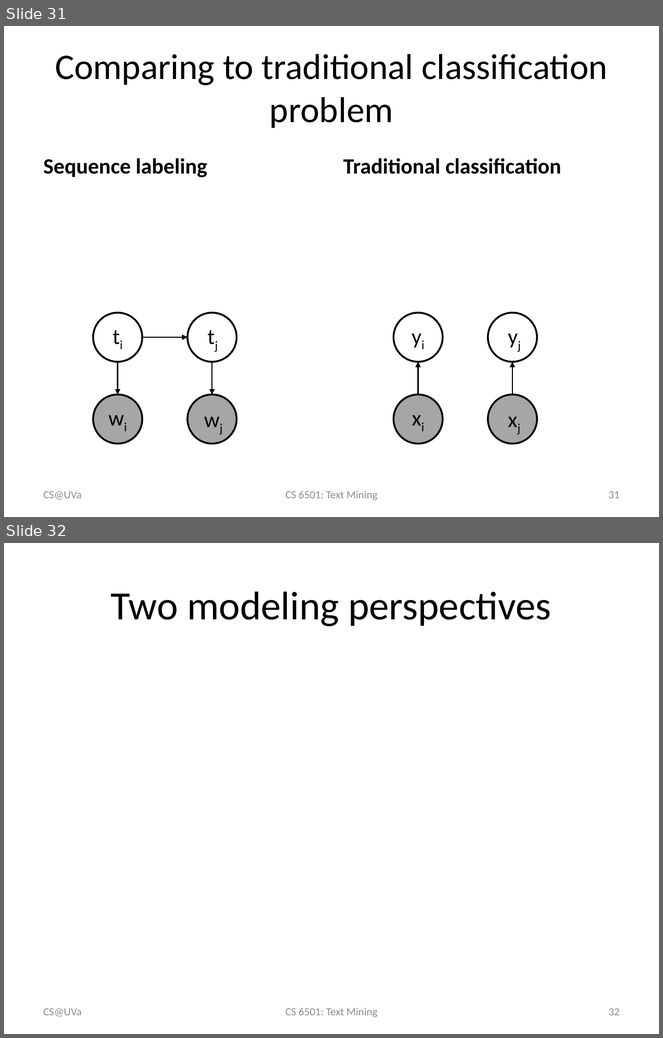
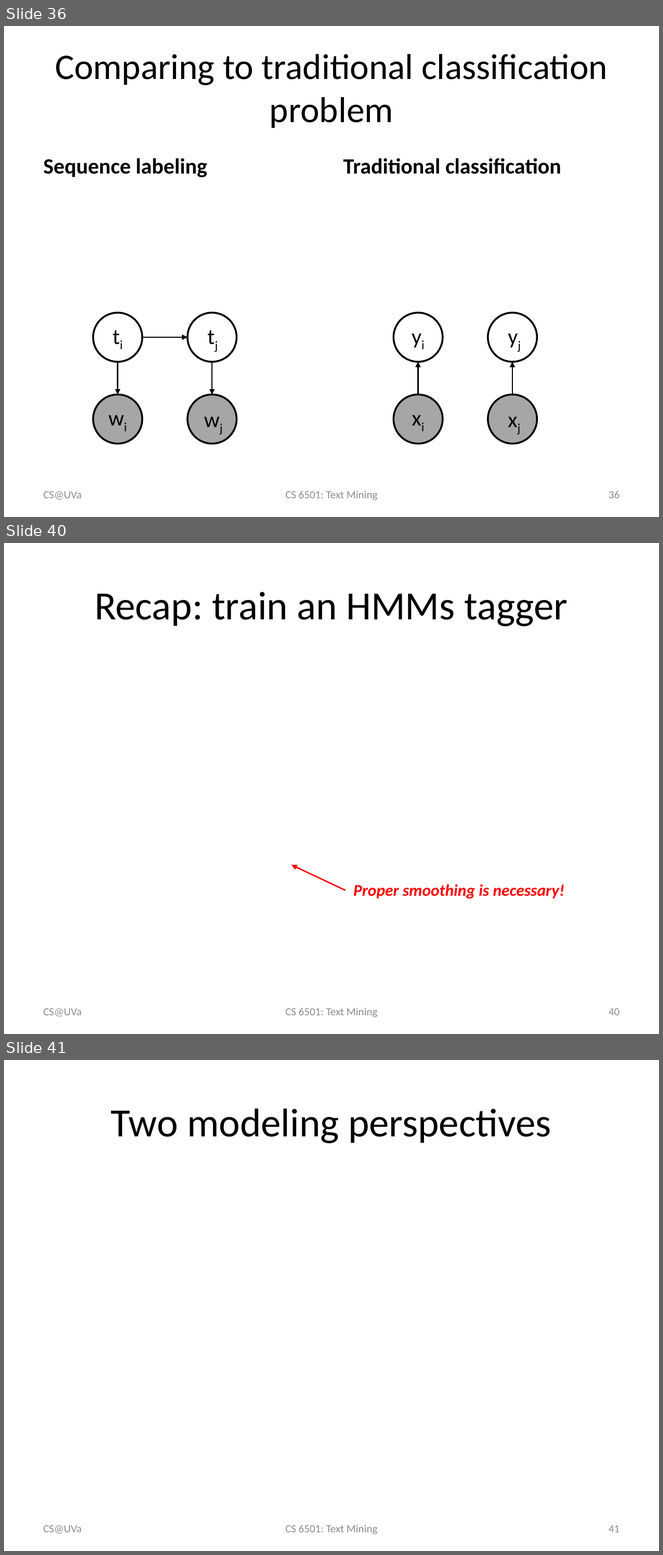
Before and after one commit to wang296/CS6501-Text-Mining, a slide deck: docs/POSTagging-SequenceLabeling.pptx. Shown one above the other, each under a label of ours: slides 31 and 32 before the commit, slides 36, 40 and 41 after it; the slides between them are not shown. The pictures are 663x1038 and 663x1555 pixels, drawn with LibreOffice and Linux fonts; fonts in the diff are those of the drawing; grey boxes stand for pictures. Boxes give left, top, right and bottom in pixels: in the first picture for what was removed or moved away, otherwise in the second. Text is boxed around its words. In the diff, an @@ line names an element or a change of style, - is before the commit and + after.

```diff
--- a/docs/POSTagging-SequenceLabeling.pptx
+++ b/docs/POSTagging-SequenceLabeling.pptx
@@ slide 40 added at (4,543,659,1034), background #FFFFFF @@
@@ title added at (94,592,568,627), 44 pt, text #000000 @@
+Recap: train an HMMs tagger
@@ arrow added from (345, 891) to (292, 865), #FF0000 1.5 pt @@
@@ text added at (353,885,565,899), 18 pt, text #FF0000, bold, italic @@
+Proper smoothing is necessary!
@@ text added at (44,1008,82,1017), 12 pt, text #8C8C8C @@
+CS@UVa
@@ text added at (285,1008,377,1018), 12 pt, text #8C8C8C @@
+CS 6501: Text Mining
@@ page number added at (609,1008,620,1016), 12 pt, text #8C8C8C @@
+40
@@ what was slide 31 is now slide 36 @@
@@ page number at (609,491,620,499): text changed @@
-31
+36
@@ what was slide 32 is now slide 41 @@
@@ page number at (609,1525,620,1533): text changed @@
-32
+41
```
Also in this commit, not shown: 4 slides changed, 8 other slides added, 5 other files.
